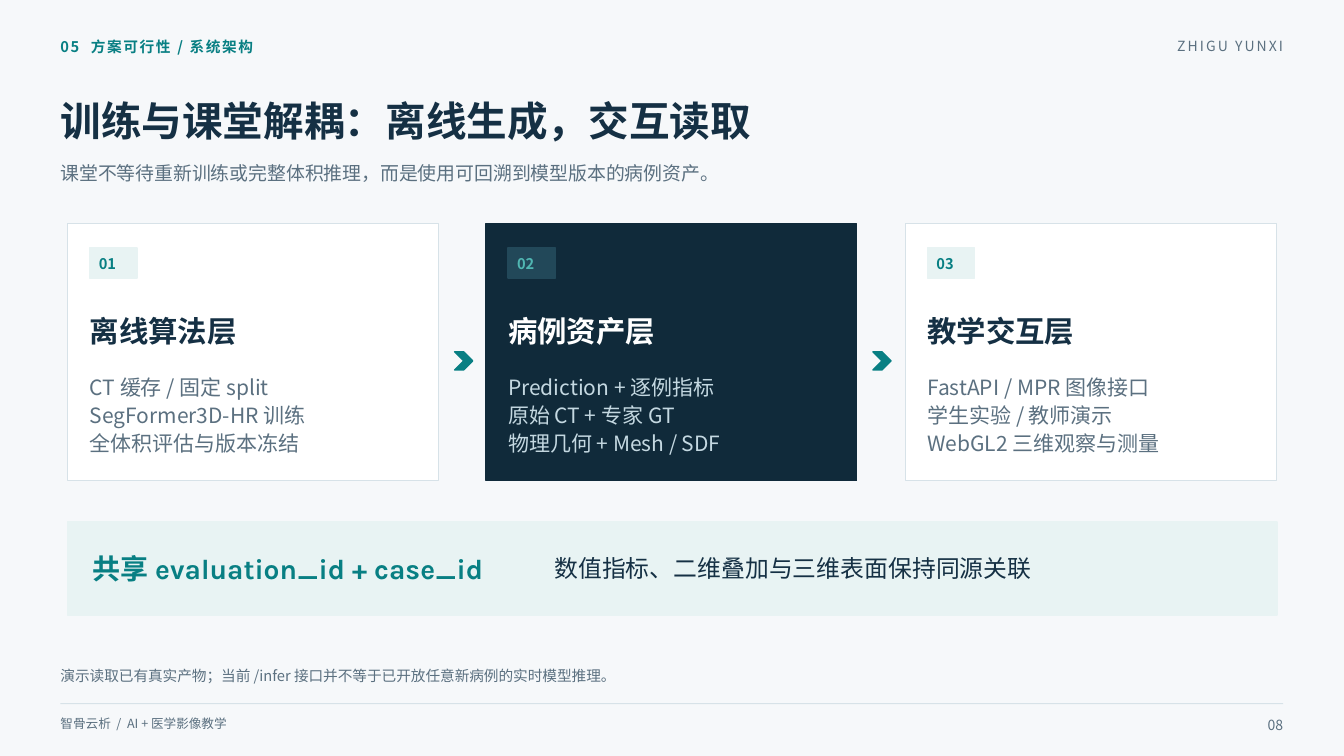
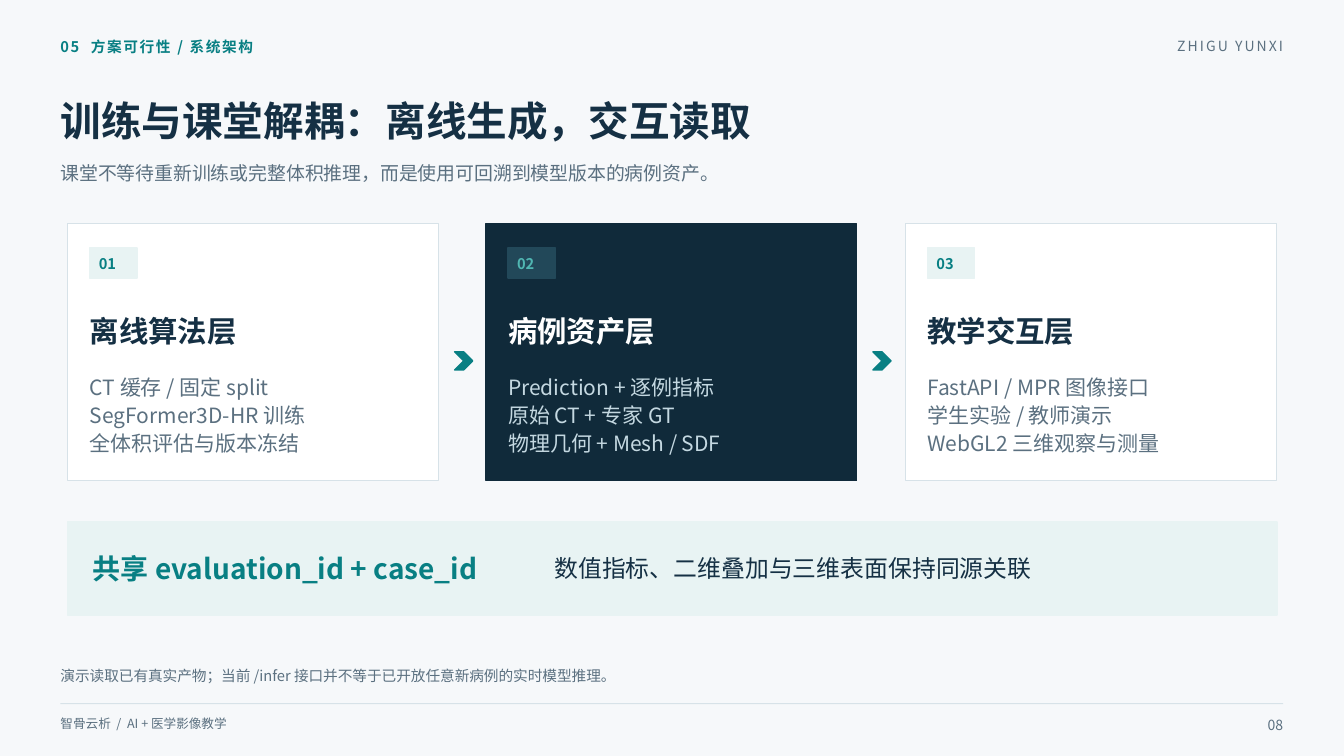
Before and after one commit to 927242768-dotcom/AIC-Competition, a slide deck: slide 8 of 02_答辩PPT/智骨云析_AIC答辩PPT.pptx. Drawn at 1344x756 pixels with LibreOffice and Linux fonts; fonts in the diff are those of the drawing. Boxes give left, top, right and bottom in pixels: in the first picture for what was removed or moved away, otherwise in the second. Text is boxed around its words. In the diff, an @@ line names an element or a change of style, - is before the commit and + after.

```diff
--- a/02_答辩PPT/智骨云析_AIC答辩PPT.pptx
+++ b/02_答辩PPT/智骨云析_AIC答辩PPT.pptx
@@ text "共享 evaluation_id + case_id" at box(93, 555, 478, 584): font Karla to Noto Sans CJK SC @@
```
Also in this commit, not shown: 4 other slides changed, 9 other files.
